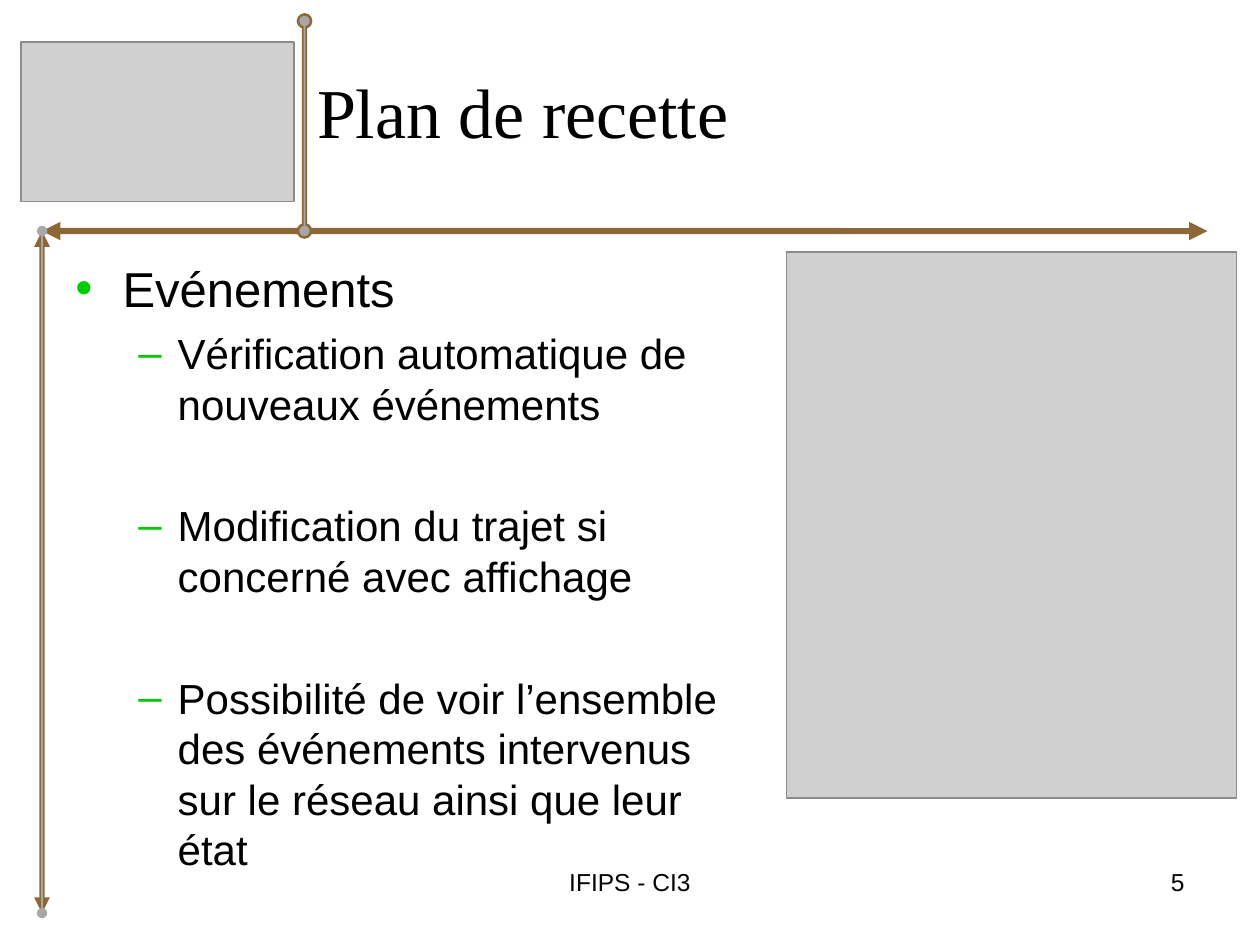
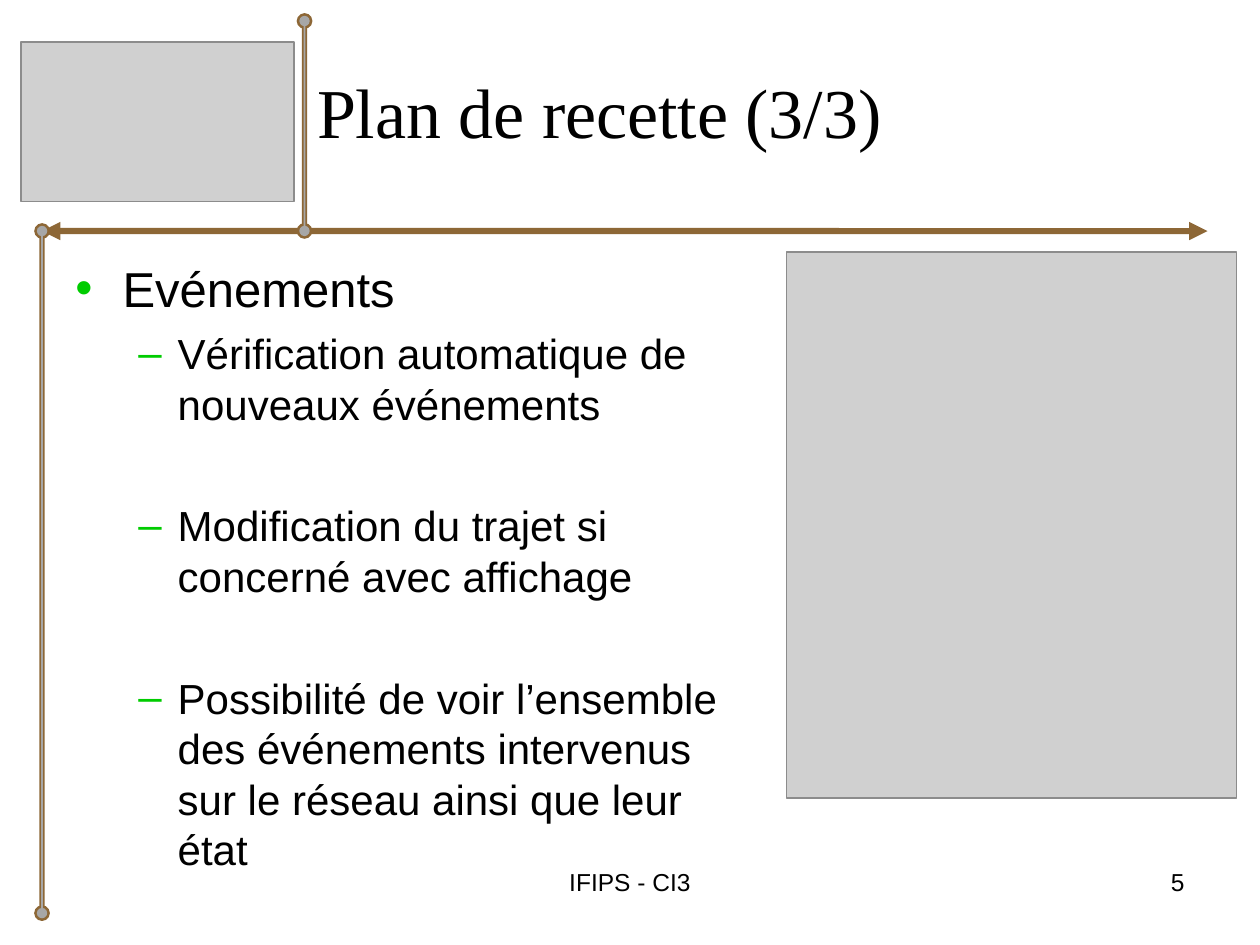
Before and after one commit to bryan-brancotte/projetgl-2008, a slide deck: slide 5 of doc/Soutenance/iGo_Soutenance_Tony.ppt. Drawn at 1260x945 pixels with LibreOffice and Linux fonts; fonts in the diff are those of the drawing; grey boxes stand for pictures. Boxes give left, top, right and bottom in pixels: in the first picture for what was removed or moved away, otherwise in the second. Text is boxed around its words. In the diff, an @@ line names an element or a change of style, - is before the commit and + after.

```diff
--- a/doc/Soutenance/iGo_Soutenance_Tony.ppt
+++ b/doc/Soutenance/iGo_Soutenance_Tony.ppt
@@ title at <box>317,89,882,151</box>: text changed @@
-Plan de recette
+Plan de recette (3/3)
@@ double arrow (42, 914) - (42, 231): arrowheads changed @@
```
Also in this commit, not shown: 2 other slides changed.
